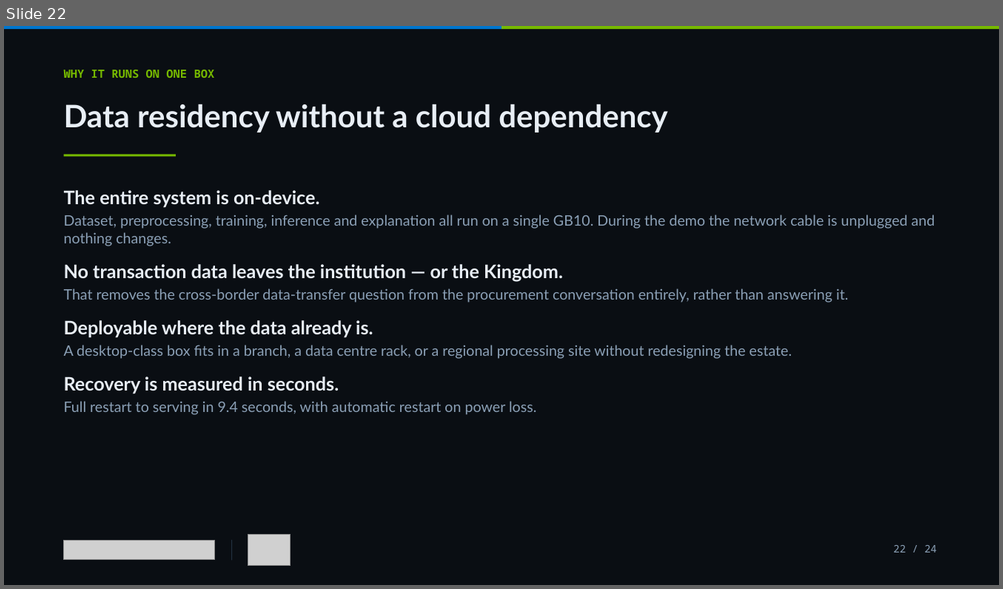
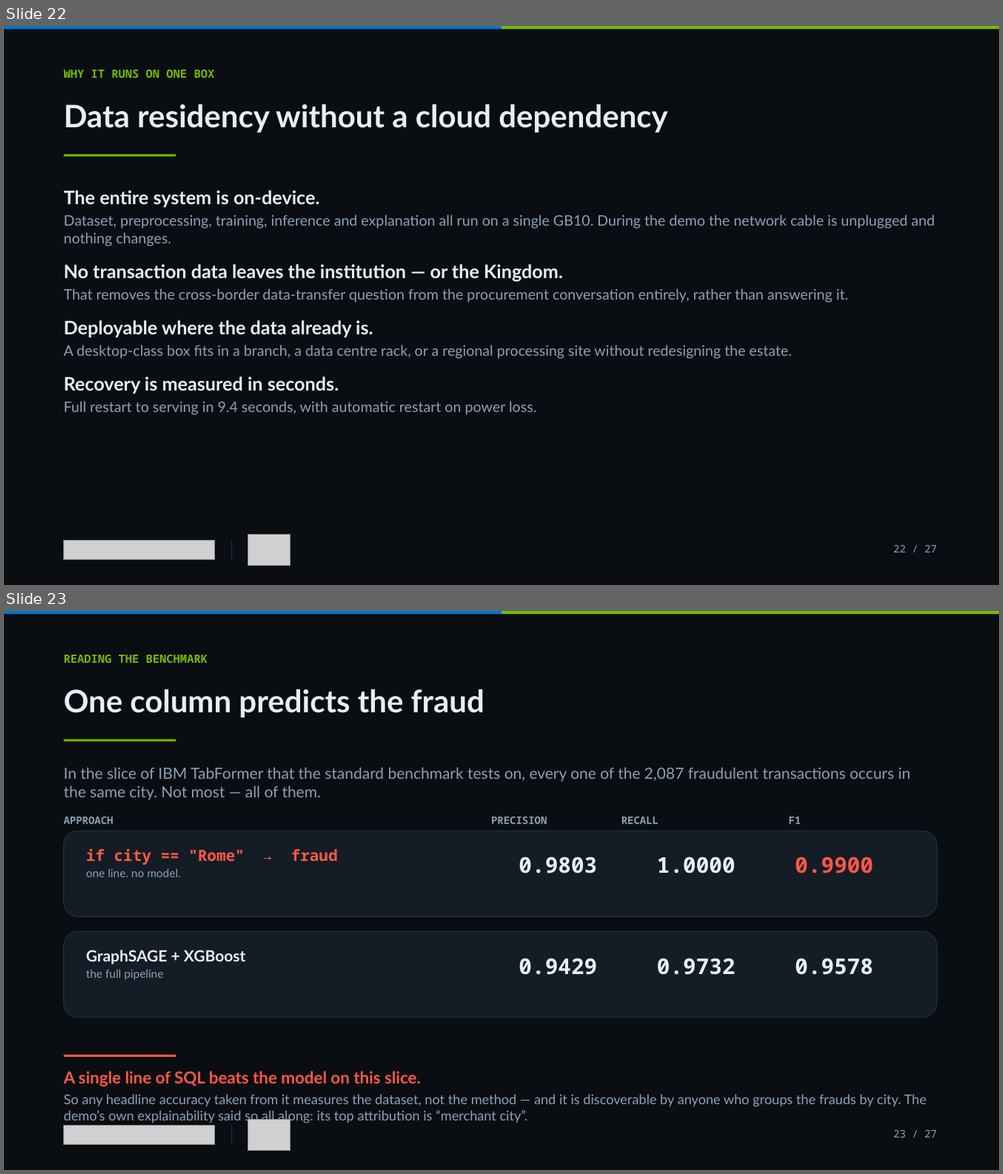
Before and after one commit to tamereissa77/Dell-Money2020, a slide deck: deck/GB10-Demos-for-Events.pptx. Shown one above the other, each under a label of ours: slide 22 before the commit, slides 22 and 23 after it. The pictures are 1003x589 and 1003x1174 pixels, drawn with LibreOffice and Linux fonts; fonts in the diff are those of the drawing; grey boxes stand for pictures. Boxes give left, top, right and bottom in pixels: in the first picture for what was removed or moved away, otherwise in the second. Text is boxed around its words. In the diff, an @@ line names an element or a change of style, - is before the commit and + after.

```diff
--- a/deck/GB10-Demos-for-Events.pptx
+++ b/deck/GB10-Demos-for-Events.pptx
@@ slide 23 added at <box>4,611,999,1170</box>, background #FFFFFF @@
@@ rectangle added at <box>4,611,999,1170</box>, fill #0A0E13 @@
@@ rectangle added at <box>4,611,502,614</box>, fill #0076CE @@
@@ rectangle added at <box>502,611,999,614</box>, fill #76B900 @@
@@ text added at <box>64,655,208,663</box>, 11 pt, text #76B900, bold @@
+READING THE BENCHMARK
@@ text added at <box>64,689,484,718</box>, 30 pt, text #E8EEF5, bold @@
+One column predicts the fraud
@@ rectangle added at <box>64,739,176,741</box>, fill #76B900 @@
@@ text added at <box>64,767,910,800</box>, 15 pt, text #8BA0B6 @@
+In the slice of IBM TabFormer that the standard benchmark tests on, every one of the 2,087 fraudulent transactions occurs in the same city. Not most — all of them.
@@ text added at <box>64,817,801,824</box>, 10 pt, text #8BA0B6, bold @@
+APPROACH PRECISION RECALL F1
@@ rounded rectangle added at <box>64,831,936,917</box>, fill #141C25, outline #22303F 0.75 pt @@
@@ text added at <box>86,849,338,877</box>, 15 pt, text #FF5747, bold @@
+if city == "Rome" → fraud
+one line. no model.
@@ text added at <box>518,857,597,874</box>, 21 pt, text #E8EEF5, bold @@
+0.9803
@@ text added at <box>657,857,735,874</box>, 21 pt, text #E8EEF5, bold @@
+1.0000
@@ text added at <box>794,857,873,874</box>, 21 pt, text #FF5747, bold @@
+0.9900
@@ rounded rectangle added at <box>64,932,936,1017</box>, fill #141C25, outline #22303F 0.75 pt @@
@@ text added at <box>86,950,246,980</box>, 15 pt, text #E8EEF5, bold @@
+GraphSAGE + XGBoost
+the full pipeline
@@ text added at <box>518,958,597,975</box>, 21 pt, text #E8EEF5, bold @@
+0.9429
@@ text added at <box>657,958,735,975</box>, 21 pt, text #E8EEF5, bold @@
+0.9732
@@ text added at <box>794,958,873,975</box>, 21 pt, text #E8EEF5, bold @@
+0.9578
@@ rectangle added at <box>64,1055,176,1057</box>, fill #FF5747 @@
@@ text added at <box>64,1071,926,1124</box>, 13 pt, text #8BA0B6 @@
+A single line of SQL beats the model on this slice.
+So any headline accuracy taken from it measures the dataset, not the method — and it is discoverable by anyone who groups the frauds by city. The demo’s own explainability said so all along: its top attribution is “merchant city”.
@@ picture added at <box>248,1120,290,1151</box> @@
@@ picture added at <box>64,1126,215,1145</box> @@
@@ rectangle added at <box>232,1125,233,1145</box>, fill #22303F @@
@@ text added at <box>893,1130,936,1138</box>, 10 pt, text #8BA0B6 @@
+23 / 27
@@ slide 22 changed as well @@
@@ text at <box>893,545,936,553</box>: text changed @@
-22 / 24
+22 / 27
```
Also in this commit, not shown: 22 other slides changed, 2 other slides added, 1 other file.
